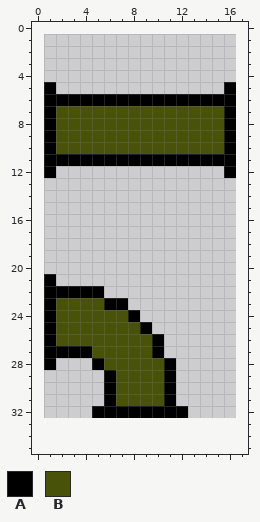
Pixel-art sprite -- assets/texture/pipe.png. Above, as it was before the edit.
The file is 16x32 pixels. The old version is drawn lined up with the new one, on the new canvas.
Palette (. is transparent): A #000000  B #485208
Pixels before, first column x 1:
 5 A..............A
 6 AAAAAAAAAAAAAAAA
 7 ABBBBBBBBBBBBBBA
 8 ABBBBBBBBBBBBBBA
 9 ABBBBBBBBBBBBBBA
10 ABBBBBBBBBBBBBBA
11 AAAAAAAAAAAAAAAA
12 A..............A
13 ................
14 ................
15 ................
16 ................
17 ................
18 ................
19 ................
20 ................
21 A...............
22 AAAAA...........
23 ABBBBAA.........
24 ABBBBBBA........
25 ABBBBBBBA.......
26 ABBBBBBBBA......
27 AAAABBBBBA......
28 A...ABBBBBA.....
29 .....ABBBBA.....
30 .....ABBBBA.....
31 .....ABBBBA.....
32 ....AAAAAAAA....
And afterwards:
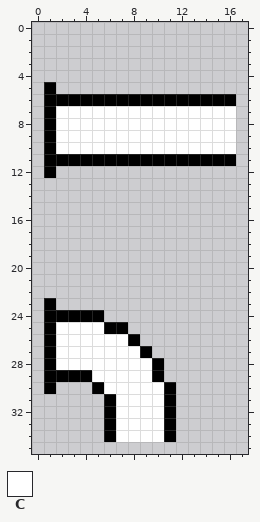
Colours new in this view: C #ffffff
Difference:
canvas 16x32 -> 18x36, the old top-left corner now at 1,1
Changed rows in their new state; - is an unchanged pixel.
first column x 2:
 5 --------------.
 7 CCCCCCCCCCCCCCC
 8 CCCCCCCCCCCCCCC
 9 CCCCCCCCCCCCCCC
10 CCCCCCCCCCCCCCC
12 --------------.
first column x 1:
21 .-----------
22 .....-------
23 -......-----
24 -AAAA...----
25 -CCCCAA..---
26 -CCCCCCA..--
27 -CCCCCCCA.--
28 -CCCCCCCCA.-
29 AAAACCCCCA.-
30 A---ACCCCC--
31 ------CCCC--
32 ----.-CCCC-.
33 -----ACCCCA-
34 -----ACCCCA-
Changed places in both pictures, as pixel boxes (x1, y1, x2, y2):
changed: (56, 82, 236, 178)
changed: (44, 274, 188, 442)
